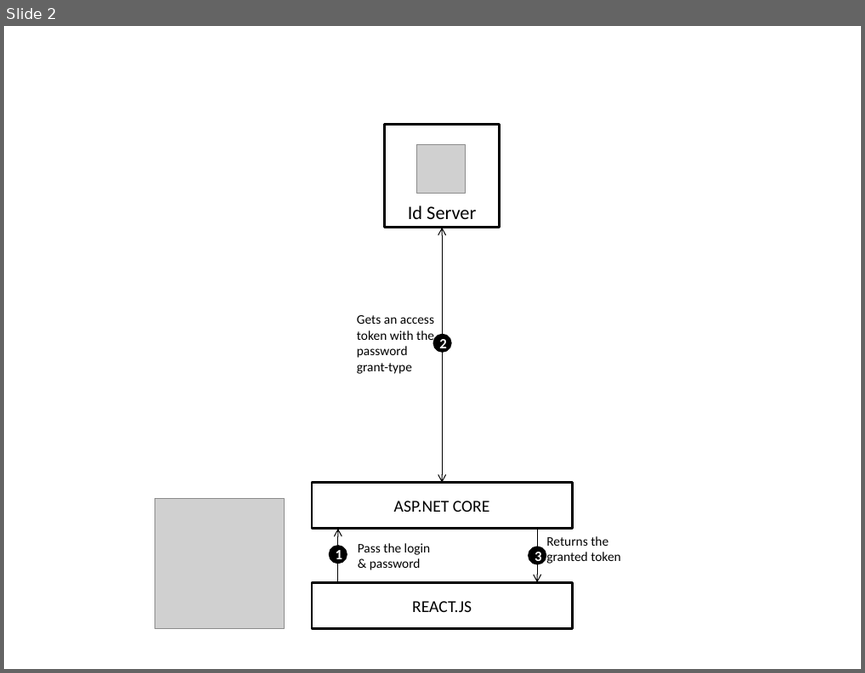
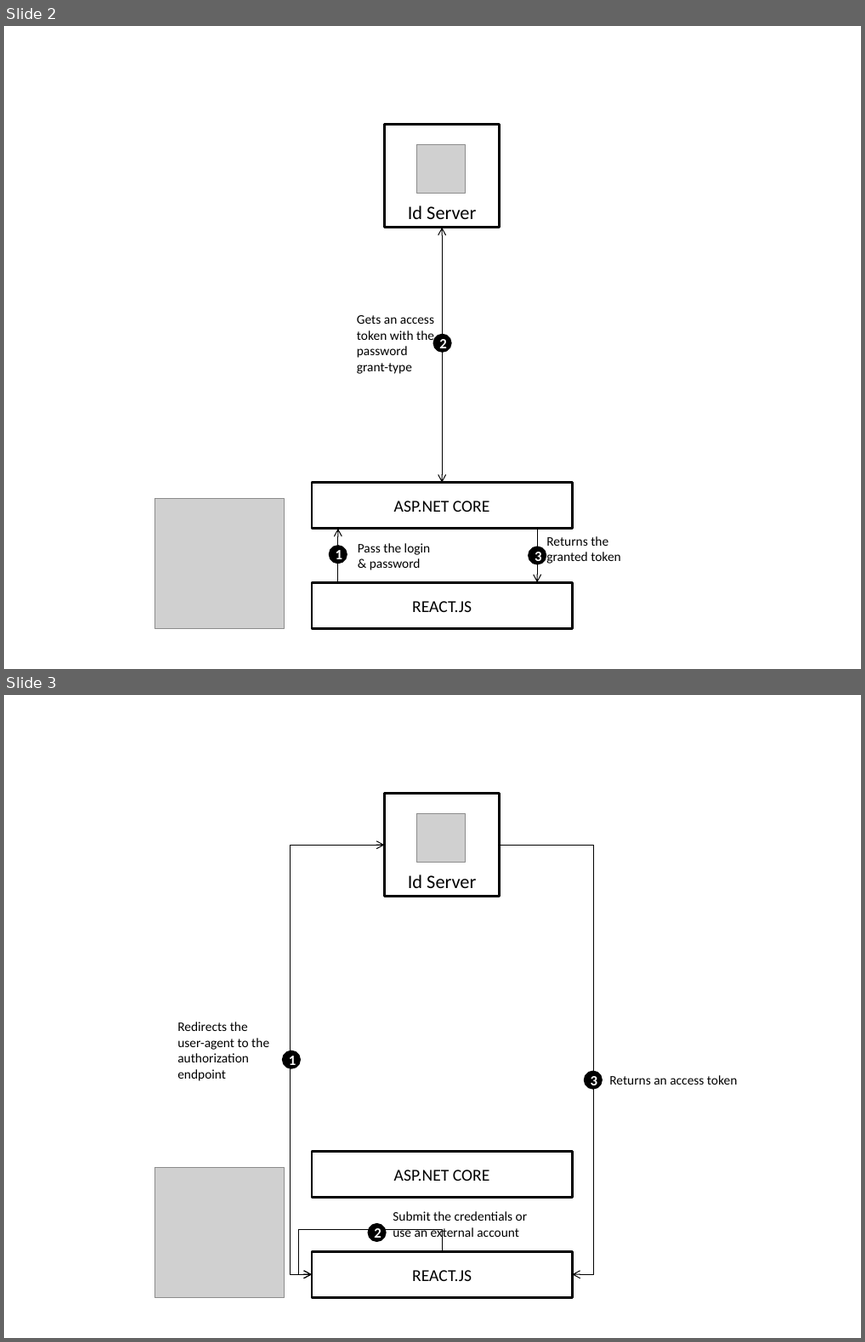
Before and after one commit to hannanmumtaz/SimpleIdentityServer.Samples, a slide deck: schemas.pptx. Shown one above the other, each under a label of ours: slide 2 before the commit, slides 2 and 3 after it. The pictures are 865x673 and 865x1342 pixels, drawn with LibreOffice and Linux fonts; fonts in the diff are those of the drawing; grey boxes stand for pictures. Boxes give left, top, right and bottom in pixels: in the first picture for what was removed or moved away, otherwise in the second. Text is boxed around its words. In the diff, an @@ line names an element or a change of style, - is before the commit and + after.

```diff
--- a/schemas.pptx
+++ b/schemas.pptx
@@ slide 3 added at box(4, 695, 861, 1338), background #FFFFFF @@
@@ rectangle added at box(385, 794, 500, 896), outline #000000 2 pt, 16 pt, text #000000 @@
+Id Server
@@ picture added at box(417, 813, 465, 862) @@
@@ elbow double arrow added from (385, 845) to (312, 1274), #000000 0.75 pt @@
@@ elbow arrow added from (500, 845) to (572, 1274), #000000 0.75 pt @@
@@ text added at box(177, 1021, 269, 1081), 11 pt, text #000000 @@
+Redirects the user-agent to the authorization endpoint
@@ ellipse added at box(284, 1051, 300, 1067), fill #000000, outline #000000 2 pt, 12 pt, text #FFFFFF, bold @@
+1
@@ ellipse added at box(585, 1072, 602, 1088), fill #000000, outline #000000 2 pt, 12 pt, text #FFFFFF, bold @@
+3
@@ text added at box(609, 1075, 737, 1084), 11 pt, text #000000 @@
+Returns an access token
@@ rectangle added at box(312, 1151, 572, 1197), fill #FFFFFF, outline #000000 2 pt, 14 pt, text #000000 @@
+ASP.NET CORE
@@ picture added at box(154, 1167, 284, 1297) @@
@@ elbow arrow added from (442, 1251) to (312, 1274), #000000 0.75 pt @@
@@ ellipse added at box(369, 1224, 386, 1240), fill #000000, outline #000000 2 pt, 12 pt, text #FFFFFF, bold @@
+2
@@ text added at box(392, 1211, 528, 1241), 11 pt, text #000000 @@
+Submit the credentials or use an external account
@@ rectangle added at box(312, 1251, 572, 1298), fill #FFFFFF, outline #000000 2 pt, 14 pt, text #000000 @@
+REACT.JS
```
Also in this commit, not shown: 1 other slide added, 10 other files.
